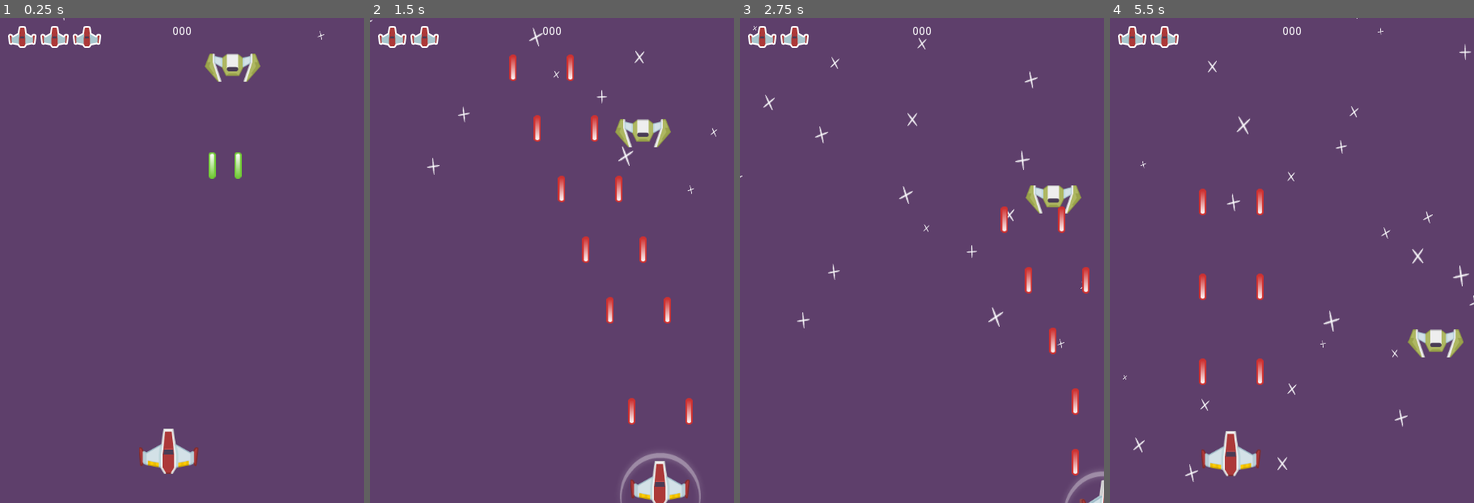
Above: before the commit, frames 1-4 (left to right).
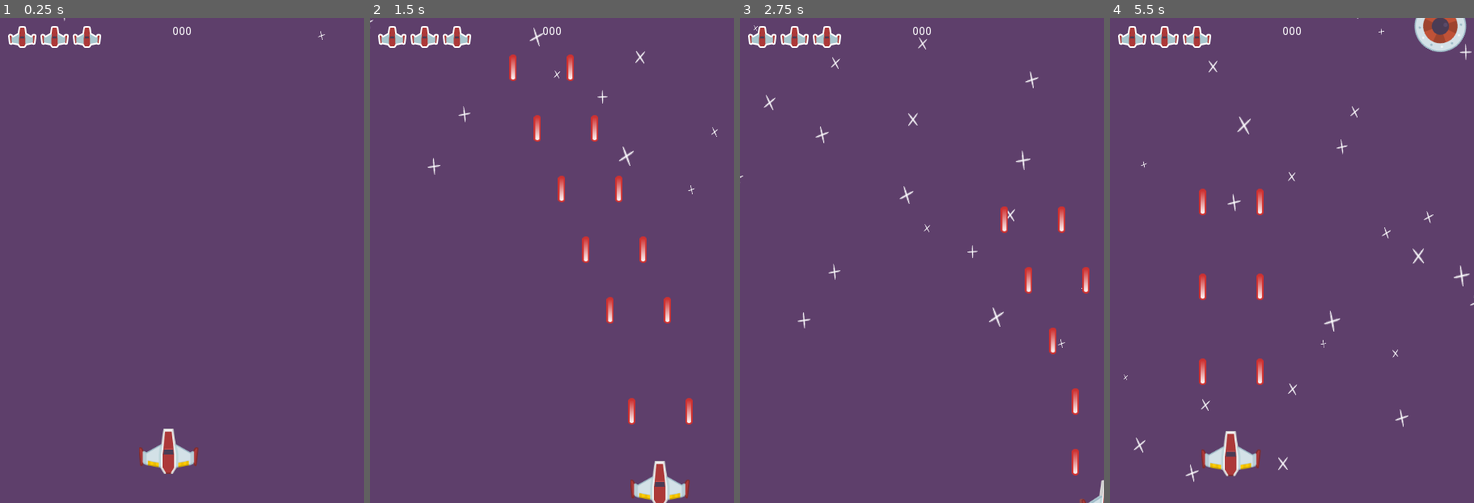
Above: after the commit, the same moments.

Repository: ZacharyRanes/Space_Shooter
Game: Godot game, scene res://MainScenes/Gameplay.tscn
Same seed, same stepped clock (60 frames per second), same inputs: the game is played once before the commit and once after it.
Inputs:
- Up to frame 1 (0.25 s): no input
- Up to frame 2 (1.5 s): hold D (move_right) 0.53-1.28 s; hold Space (shoot) 0.53-1.28 s; hold S (move_down) from 1.28 s (still down); tap Space (shoot) at 1.35 s
- Up to frame 3 (2.75 s): release S (move_down) at 2.03 s; hold D (move_right) from 2.03 s (still down); hold Space (shoot) from 2.03 s (still down)
- Up to frame 4 (5.5 s): release D (move_right) at 2.78 s; release Space (shoot) at 2.78 s; hold W (move_up) 2.78-3.53 s; tap Space (shoot) at 2.85, 4.35 s; hold Space (shoot) 3.53-4.28 s; hold A (move_left) 3.53-5.03 s; hold S (move_down) from 5.03 s (still down); hold Space (shoot) from 5.03 s (still down)

The runs differ from the first frame. In frame 1, 0.8% of the frame differs, in the area x 17-90%, y 0-34%; in frame 2, 1.3%; in frame 3, 1.4%; in frame 4, 2.1%, in the area x 3-100%, y 0-96%.

Commit message:
End of EP24

Diff:
--- a/Enemy/BouncerEnemy.tscn
+++ b/Enemy/BouncerEnemy.tscn
@@ -6,5 +6,4 @@
 [node name="BouncerEnemy" instance=ExtResource( 1 )]
 script = ExtResource( 2 )
 verticalSpeed = 20.0
-health = 20
 horizontalSpeed = 40.0
--- /dev/null
+++ b/Enemy/Spawner.gd
@@ -0,0 +1,36 @@
+extends Node2D
+
+const MIN_SPAWN_TIME = 1.0
+
+var preloadedEnemies := [
+	preload("res://Enemy/FastEnemy.tscn"),
+	preload("res://Enemy/SlowShooterEnemy.tscn"),
+	preload("res://Enemy/BouncerEnemy.tscn")
+]
+var plMeteor := preload("res://Meteor/Meteor.tscn")
+
+onready var spawnTimer := $SpawnTimer
+
+var nextSpawnTime := 5.0
+
+func _ready():
+	randomize()
+	spawnTimer.start(nextSpawnTime)
+
+func _on_SpawnTimer_timeout():
+	var viewRect := get_viewport_rect()
+	var xPos := rand_range(viewRect.position.x, viewRect.end.x)
+
+	if randf() < 0.2:
+		var meteor: Meteor = plMeteor.instance()
+		meteor.position = Vector2(xPos, position.y)
+		get_tree().current_scene.add_child(meteor)
+	else:
+		var enemyPreload = preloadedEnemies[randi() % preloadedEnemies.size()]
+		var enamy: Enemy = enemyPreload.instance()
+		enamy.position = Vector2(xPos, position.y)
+		get_tree().current_scene.add_child(enamy)
+
+	if nextSpawnTime > MIN_SPAWN_TIME:
+		nextSpawnTime -= 0.1
+	spawnTimer.start(nextSpawnTime)
--- a/MainScenes/Gameplay.tscn
+++ b/MainScenes/Gameplay.tscn
@@ -3,7 +3,7 @@
 [ext_resource path="res://Player/Player.tscn" type="PackedScene" id=1]
 [ext_resource path="res://Textures/backgroundColor.png" type="Texture" id=2]
 [ext_resource path="res://Textures/starBig.png" type="Texture" id=3]
-[ext_resource path="res://Enemy/BouncerEnemy.tscn" type="PackedScene" id=4]
+[ext_resource path="res://Enemy/Spawner.gd" type="Script" id=4]
 [ext_resource path="res://HUD/HUD.tscn" type="PackedScene" id=5]
 
 [node name="Gameplay" type="Node"]
@@ -15,7 +15,7 @@
 centered = false
 
 [node name="CPUParticles2D" type="CPUParticles2D" parent="Background"]
-position = Vector2( 74.7388, -5 )
+position = Vector2( 75, -5 )
 amount = 40
 lifetime = 6.0
 texture = ExtResource( 3 )
@@ -38,7 +38,11 @@
 [node name="Player" parent="." instance=ExtResource( 1 )]
 position = Vector2( 208.97, 537.278 )
 
-[node name="BouncerEnemy" parent="." instance=ExtResource( 4 )]
-position = Vector2( 277.46, 45.4596 )
-verticalSpeed = 65.0
-health = 40
+[node name="Spawner" type="Node2D" parent="."]
+position = Vector2( 225, -40 )
+script = ExtResource( 4 )
+
+[node name="SpawnTimer" type="Timer" parent="Spawner"]
+one_shot = true
+
+[connection signal="timeout" from="Spawner/SpawnTimer" to="Spawner" method="_on_SpawnTimer_timeout"]
--- a/Meteor/Meteor.gd
+++ b/Meteor/Meteor.gd
@@ -1,4 +1,5 @@
 extends Area2D
+class_name Meteor
 
 var pMeteorEffect := preload("res://Meteor/MeteorEffect.tscn")
 
--- a/project.godot
+++ b/project.godot
@@ -15,6 +15,11 @@
 "path": "res://Enemy/Enemy.gd"
 }, {
 "base": "Area2D",
+"class": "Meteor",
+"language": "GDScript",
+"path": "res://Meteor/Meteor.gd"
+}, {
+"base": "Area2D",
 "class": "Player",
 "language": "GDScript",
 "path": "res://Player/Player.gd"
@@ -26,6 +31,7 @@
 } ]
 _global_script_class_icons={
 "Enemy": "",
+"Meteor": "",
 "Player": "",
 "SlowShooter": ""
 }
